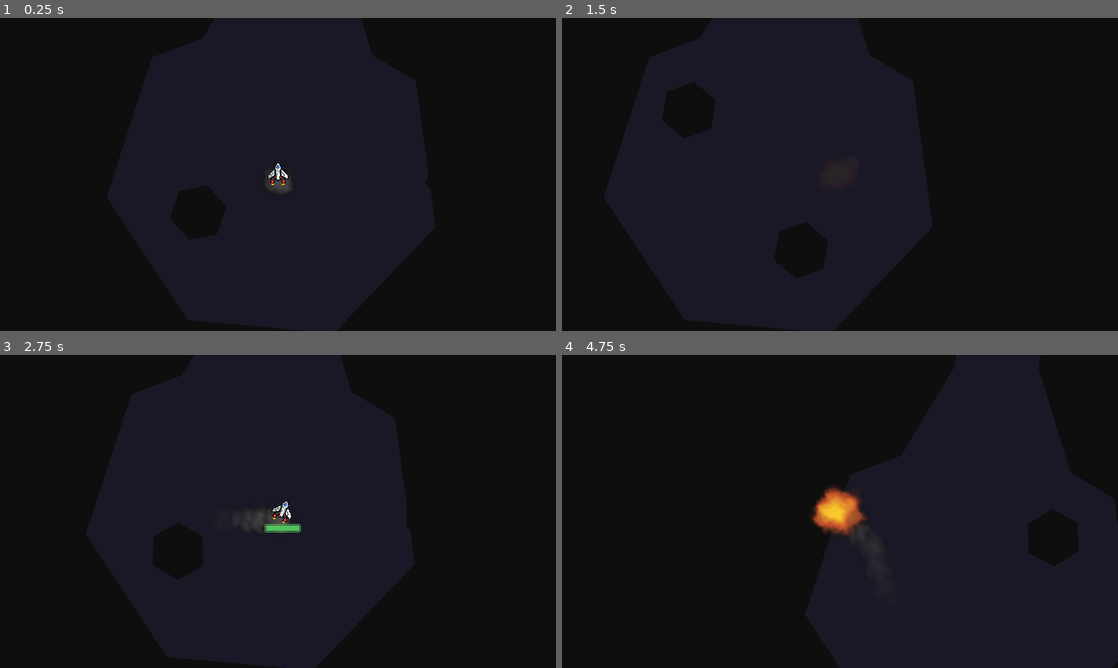
Above: before the commit, frames 1-4 (two rows, left to right).
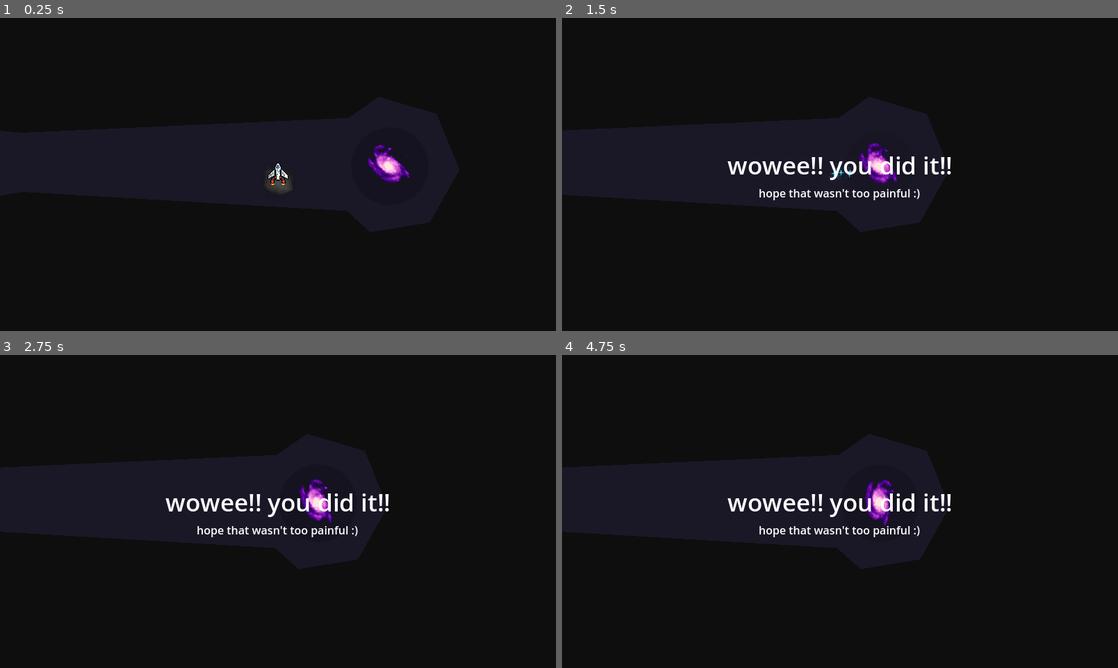
Above: after the commit, the same moments.

Repository: itsMapleLeaf/ldjam54
Game: Godot game, scene res://levels/end.tscn
Same seed, same stepped clock (60 frames per second), same inputs: the game is played once before the commit and once after it. This scene is started directly instead of the project's main scene.
Inputs:
- Up to frame 1 (0.25 s): no input
- Up to frame 2 (1.5 s): hold D (strafe_right) 0.53-1.28 s; hold Space (boost) 0.53-1.28 s; hold A (strafe_left) from 1.28 s (still down); tap Space (boost) at 1.35 s
- Up to frame 3 (2.75 s): release A (strafe_left) at 2.03 s; hold D (strafe_right) from 2.03 s (still down); hold Space (boost) from 2.03 s (still down)
- Up to frame 4 (4.75 s): release Space (boost) at 2.78 s; tap Space (boost) at 2.85, 4.35 s; release D (strafe_right) at 3.53 s; hold Space (boost) 3.53-4.28 s; hold A (strafe_left) from 3.53 s (still down)

The runs differ from the first frame. In frame 1, 0.5% of the frame differs, in the area x 66-74%, y 40-53%; in frame 2, 1.7%; in frame 3, 2.1%; in frame 4, 3.1%, in the area x 29-70%, y 39-81%.

Commit message:
best level system ever: a string array

Diff:
--- a/levels/end.tscn
+++ b/levels/end.tscn
@@ -115,11 +115,11 @@
 position = Vector2(237, 331)
 
 [node name="PathFollow2D" parent="HellCluster/Path2D" index="0"]
-position = Vector2(6.23666, -532.41)
-progress = 789.002
+position = Vector2(-478.294, -299.551)
+progress = 70.3373
 
 [node name="Rotation" parent="HellCluster/Path2D/PathFollow2D" index="0"]
-rotation = -1125.7
+rotation = -239.02
 
 [node name="RegularCollisionPolygon2D" parent="HellCluster/Path2D/PathFollow2D/Rotation/LevelObstacle" index="1"]
 polygon = PackedVector2Array(0, -40, 34.641, -20, 34.641, 20, -3.49691e-06, 40, -34.641, 20, -34.641, -20)
@@ -128,11 +128,11 @@
 position = Vector2(-408, 42)
 
 [node name="PathFollow2D" parent="HellCluster/Path2D2" index="0"]
-position = Vector2(-371.241, -221.549)
-progress = 204.002
+position = Vector2(-251.581, -205.673)
+progress = 325.964
 
 [node name="Rotation" parent="HellCluster/Path2D2/PathFollow2D" index="0"]
-rotation = -1125.7
+rotation = -239.02
 
 [node name="RegularCollisionPolygon2D" parent="HellCluster/Path2D2/PathFollow2D/Rotation/LevelObstacle" index="1"]
 polygon = PackedVector2Array(0, -40, 34.641, -20, 34.641, 20, -3.49691e-06, 40, -34.641, 20, -34.641, -20)
@@ -141,11 +141,11 @@
 position = Vector2(158, -346)
 
 [node name="PathFollow2D" parent="HellCluster/Path2D3" index="0"]
-position = Vector2(-68.6072, -295.036)
-progress = 534.002
+position = Vector2(-10.1691, -400.968)
+progress = 655.964
 
 [node name="Rotation" parent="HellCluster/Path2D3/PathFollow2D" index="0"]
-rotation = -1125.7
+rotation = -239.02
 
 [node name="RegularCollisionPolygon2D" parent="HellCluster/Path2D3/PathFollow2D/Rotation/LevelObstacle" index="1"]
 polygon = PackedVector2Array(0, -40, 34.641, -20, 34.641, 20, -3.49691e-06, 40, -34.641, 20, -34.641, -20)
@@ -160,16 +160,16 @@
 curve = SubResource("Curve2D_ervwh")
 
 [node name="PathFollow2D" type="PathFollow2D" parent="HellCluster2/HellClusterObstacle"]
-position = Vector2(-424.43, -250.746)
+position = Vector2(-316.147, -206.634)
 rotation = -0.523823
-progress = 143.188
+progress = 261.215
 rotates = false
 cubic_interp = false
 script = ExtResource("7_tkpah")
 follow_speed_pixels = 300.0
 
 [node name="Rotation" type="Node2D" parent="HellCluster2/HellClusterObstacle/PathFollow2D"]
-rotation = -1125.7
+rotation = -239.02
 script = ExtResource("8_4prnx")
 speed = -2.64
 
@@ -193,9 +193,9 @@
 curve = SubResource("Curve2D_ervwh")
 
 [node name="PathFollow2D" type="PathFollow2D" parent="HellCluster2/HellClusterObstacle2"]
-position = Vector2(-111.921, -256.934)
+position = Vector2(-219.838, -210.951)
 rotation = -0.523823
-progress = 476.186
+progress = 358.159
 rotates = false
 cubic_interp = false
 script = ExtResource("7_tkpah")
@@ -203,7 +203,7 @@
 offset_pixels = 1460.0
 
 [node name="Rotation" type="Node2D" parent="HellCluster2/HellClusterObstacle2/PathFollow2D"]
-rotation = -1125.7
+rotation = -239.02
 script = ExtResource("8_4prnx")
 speed = -2.64
 
@@ -231,6 +231,7 @@
 position = Vector2(5305, 528)
 
 [node name="Player" parent="." instance=ExtResource("4_1df2n")]
+position = Vector2(5144, 540)
 
 [editable path="HellCluster"]
 [editable path="HellCluster/Path2D"]
--- a/player.gd
+++ b/player.gd
@@ -25,6 +25,20 @@
 var strafing := 0.0
 var charge_amount := 0.0
 var smoke_wait_time := 0.0
+
+# this really shouldn't be here, but game jam code LOL
+var levels := [
+	"res://levels/straight.tscn",
+	"res://levels/turns.tscn",
+	"res://levels/snake.tscn",
+	"res://levels/split_paths.tscn",
+	"res://levels/big_curve.tscn",
+	"res://levels/obstacles.tscn",
+	"res://levels/hard_turns.tscn",
+	"res://levels/gravity_pits.tscn",
+	"res://levels/hell.tscn",
+	"res://levels/end.tscn",
+]
 
 func reset() -> void:
 	camera.position = global_position
@@ -132,7 +146,7 @@
 		get_parent().get_child(get_index() - 1).add_sibling(smoke)
 
 func _on_hitbox_area_entered(area: Area2D) -> void:
-	if area is Wormhole:
+	if area.is_in_group("LevelComplete"):
 		var warp_effect := preload("res://warp_effect.tscn").instantiate() as Node2D
 		warp_effect.global_position = global_position
 		warp_effect.rotation = rotation
@@ -141,12 +155,13 @@
 		set_process.call_deferred(false)
 		visible = false
 
-		if not area.next_level:
+		var current_level := get_tree().current_scene.scene_file_path
+		var current_level_index := levels.find(current_level)
+		if current_level_index < levels.size() - 1:
+			await get_tree().create_timer(1).timeout
+			get_tree().change_scene_to_file(levels[current_level_index + 1])
+		else:
 			$EndScreen.show()
-			return
-
-		await get_tree().create_timer(1).timeout
-		get_tree().change_scene_to_file(area.next_level)
 
 	if area.is_in_group("LevelObstacle"):
 		_kill()
--- a/wormhole.gd
+++ /dev/null
@@ -1,4 +0,0 @@
-extends Area2D
-class_name Wormhole
-
-@export_file("*.tscn") var next_level: String
--- a/wormhole.tscn
+++ b/wormhole.tscn
@@ -1,7 +1,6 @@
-[gd_scene load_steps=89 format=3 uid="uid://bffyh0psdenmv"]
+[gd_scene load_steps=88 format=3 uid="uid://bffyh0psdenmv"]
 
 [ext_resource type="Texture2D" uid="uid://cvaa6xh66ehhp" path="res://resources/Planet_Galaxy_Big_Purple_Smooth_10x8.png" id="1_aqiii"]
-[ext_resource type="Script" path="res://wormhole.gd" id="1_nhj2s"]
 [ext_resource type="PackedScene" uid="uid://bja8ij71d8hnq" path="res://circle_2d.tscn" id="2_1iri1"]
 
 [sub_resource type="ShaderMaterial" id="ShaderMaterial_cmjl5"]
@@ -647,7 +646,6 @@
 
 [node name="Wormhole" type="Area2D" groups=["LevelComplete"]]
 collision_layer = 8
-script = ExtResource("1_nhj2s")
 
 [node name="Circle2D" parent="." instance=ExtResource("2_1iri1")]
 
Not shown, changed: ideas.txt
